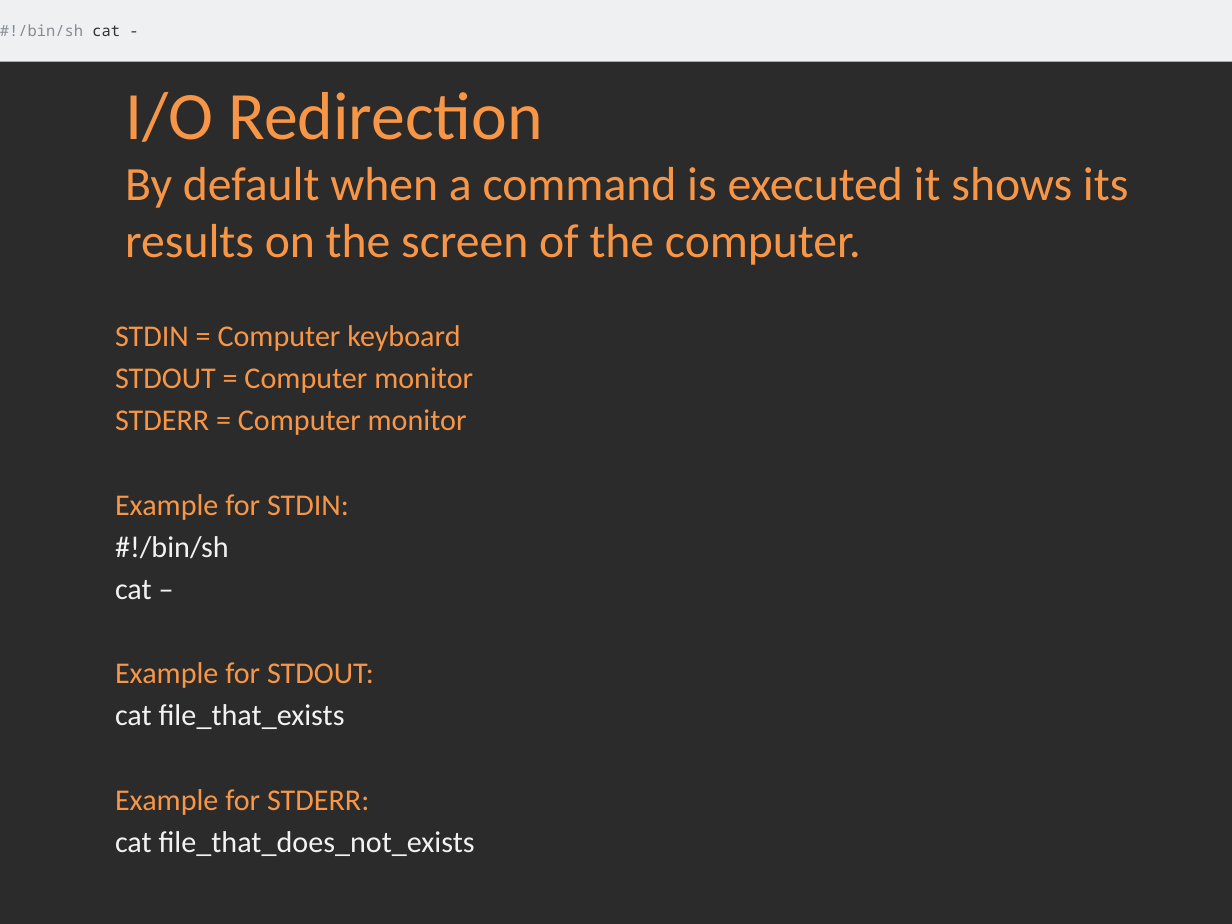
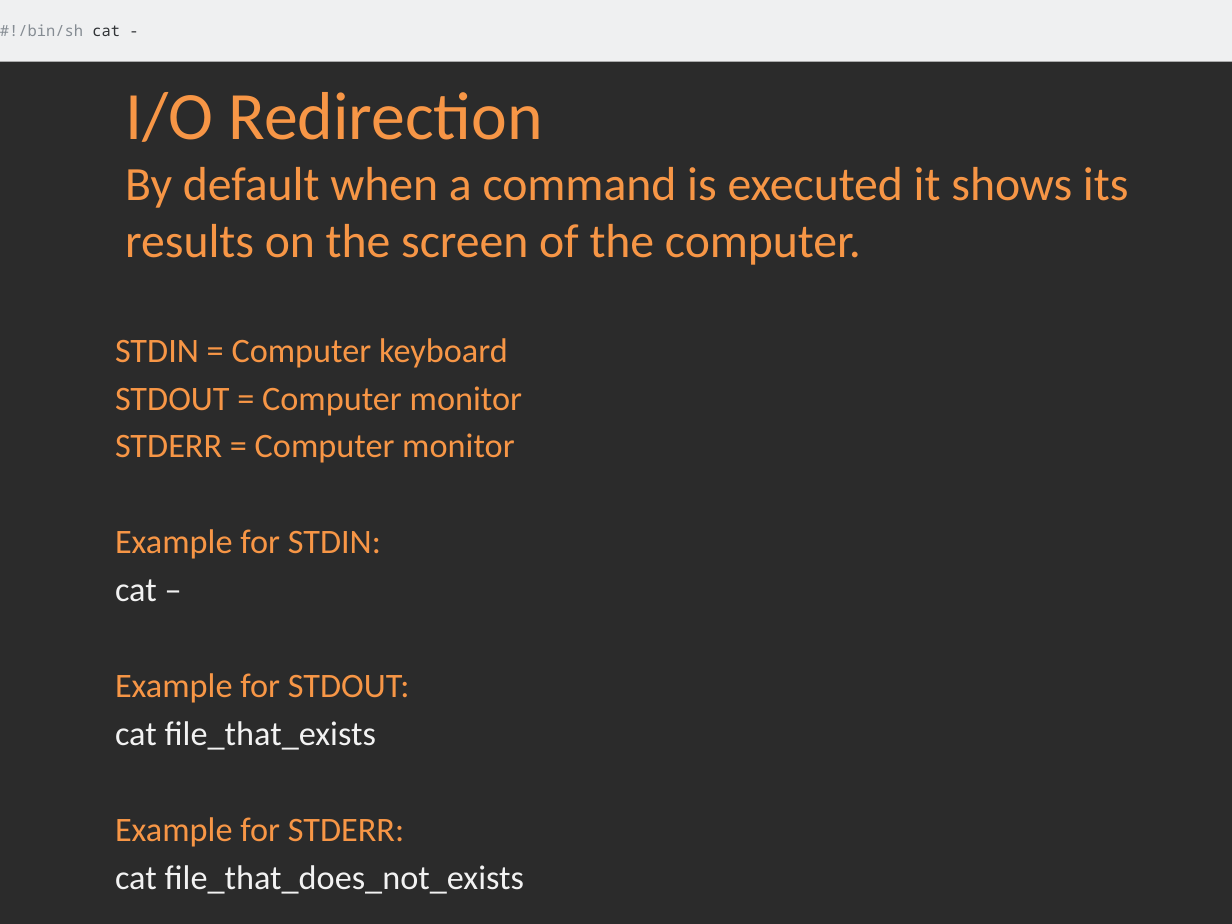
Before and after one commit to Academy-Soft-Intellect/Linux-Course, a slide deck: slide 3 of 2.Using_Essential_Tools/02-UsingEssentialTools.pptx. Drawn at 1232x924 pixels with LibreOffice and Linux fonts; fonts in the diff are those of the drawing; background and template pictures are left out; a plain dark background stands for a picture behind light text. Boxes give left, top, right and bottom in pixels: in the first picture for what was removed or moved away, otherwise in the second. Text is boxed around its words. In the diff, an @@ line names an element or a change of style, - is before the commit and + after.

```diff
--- a/2.Using_Essential_Tools/02-UsingEssentialTools.pptx
+++ b/2.Using_Essential_Tools/02-UsingEssentialTools.pptx
@@ text "STDIN = Computer keyboard" at box(115, 338, 524, 894): size 17.6 to 20 pt @@
@@ text at box(115, 536, 229, 559): paragraph removed @@
-#!/bin/sh
```
Also in this commit, not shown: 4 other slides changed, 1 other file.
